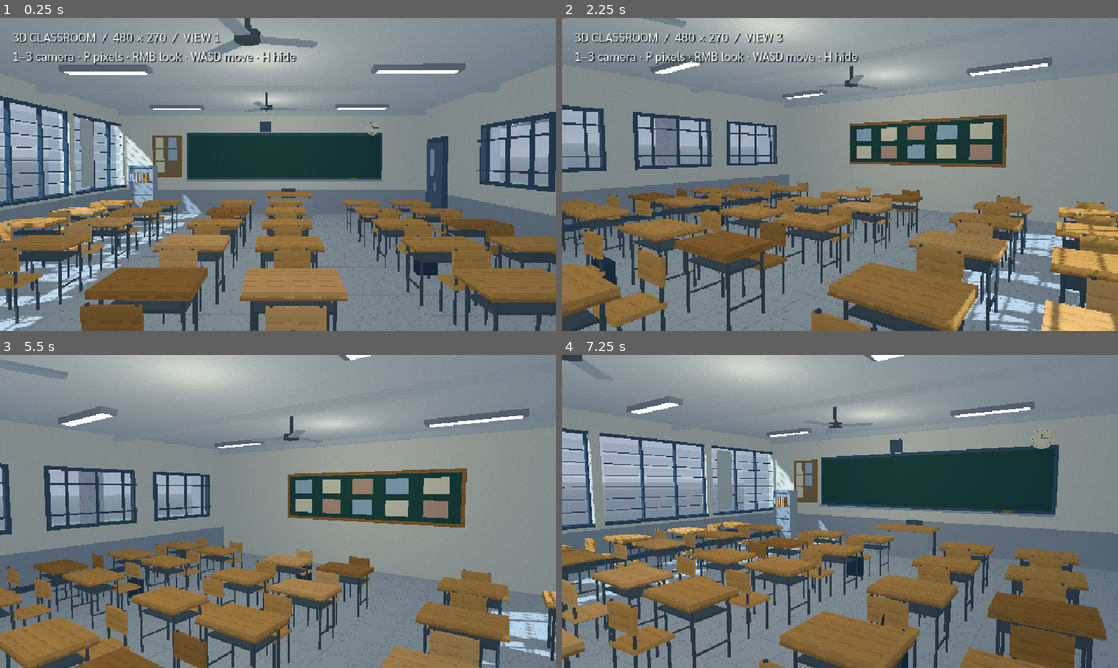
Above: before the commit, frames 1-4 (two rows, left to right).
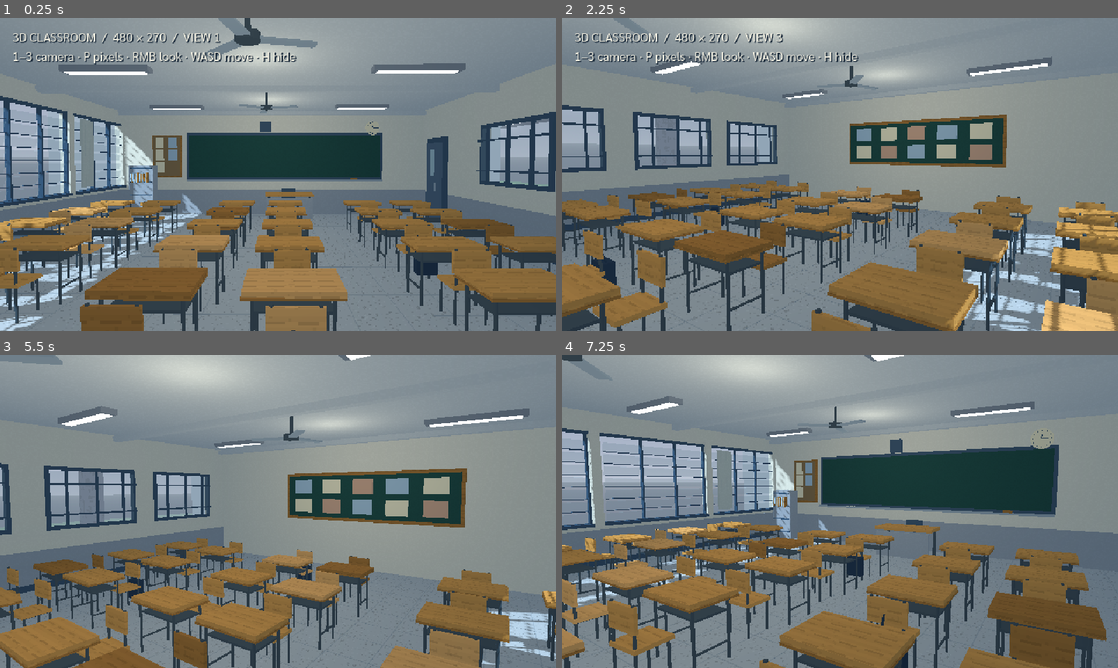
Above: after the commit, the same moments.

Repository: nerfmez/Story-game
Game: Godot game, scene res://scenes/classroom_3d_pixel.tscn
The game is run twice, just before and just after one commit, with the same random seed, the same clock (stepped at 60 frames per second) and the same inputs. This scene is started directly instead of the project's main scene.
Inputs (mouse positions are in pixels of both pictures, inside the frame that each line leads up to):
- Up to frame 1 (0.25 s): no input
- Up to frame 2 (2.25 s): tap Enter (ui_accept) at 0.5, 0.77, 1.52 s; move the mouse to (962, 158) at 0.52 s; hold Right (ui_right) 0.53-1.28 s; tap 1 at 0.6 s; click (962, 158) at 0.67 s; move the mouse to (728, 190) at 1.27 s; hold S 1.28-2.03 s; tap 2 at 1.35 s; move the mouse to (895, 105) at 2.02 s; hold Right (ui_right) from 2.03 s (still down); tap 3 at 2.1 s
- Up to frame 3 (5.5 s): move the mouse to (250, 574) at 2.77 s; release Right (ui_right) at 2.78 s; hold W 2.78-3.53 s; tap P at 2.85 s; click (250, 574) at 2.92 s; tap Enter (ui_accept) at 3.02, 3.77, 4.25, 4.52, 5 s; move the mouse to (444, 558) at 3.52 s; hold Left (ui_left) 3.53-5.03 s; tap H at 3.6 s; move the mouse to (111, 464) at 4.27 s; tap Q at 4.35 s; move the mouse to (305, 511) at 5.02 s; hold S from 5.03 s (still down); hold E from 5.03 s (still down); click (305, 511) at 5.17 s
- Up to frame 4 (7.25 s): move the mouse to (756, 433) at 5.77 s; release S at 5.78 s; release E at 5.78 s; hold Right (ui_right) 5.78-6.53 s; tap 1 at 5.85 s; tap Enter (ui_accept) at 6.02, 6.5, 6.77 s; move the mouse to (962, 495) at 6.52 s; hold W from 6.53 s (still down); tap 2 at 6.6 s

The runs differ from the first frame. In frame 1, 0.1% of the frame differs, in the area x 43-54%, y 26-31%; in frame 2, 0.3%; in frame 3, 0.6%, in the area x 0-13%, y 0-9%; in frame 4, 0.1%.

Commit message:
Classroom: ceiling fans turn
Co-Authored-By: Claude Opus 5.5 <noreply@anthropic.com>
Claude-Session: https://claude.ai/code/session_01CetL5zkYvFPaRRM6Eyxn95

Diff:
--- a/scripts/classroom_pixel.gd
+++ b/scripts/classroom_pixel.gd
@@ -14,8 +14,12 @@
 var pixel_sizes := [Vector2i(480, 270), Vector2i(640, 360), Vector2i(960, 540)]
 var pixel_index := 0
 var hud_visible := true
+## Ceiling fans turn on medium speed (the blades are the Blade groups under each CeilingFan).
+const FAN_SPEED := 6.0                       # radians per second, about one turn a second
+var fans: Array[Node] = []
 
 func _ready() -> void:
+	fans = $View/SubViewport/Room.find_children("CeilingFan*", "Node3D", true, false)
 	_set_shot(0)
 	viewport.size = pixel_sizes[pixel_index]
 	_update_status()
@@ -58,6 +62,8 @@
 		camera.rotation.x = clampf(camera.rotation.x - event.relative.y * 0.003, -1.1, 1.1)
 
 func _process(delta: float) -> void:
+	for fan: Node3D in fans:
+		fan.rotation.y = wrapf(fan.rotation.y + FAN_SPEED * delta, 0.0, TAU)
 	var move := Vector3.ZERO
 	if Input.is_physical_key_pressed(KEY_W): move.z -= 1.0
 	if Input.is_physical_key_pressed(KEY_S): move.z += 1.0
Not shown, changed: docs/classroom-3d/README.md
